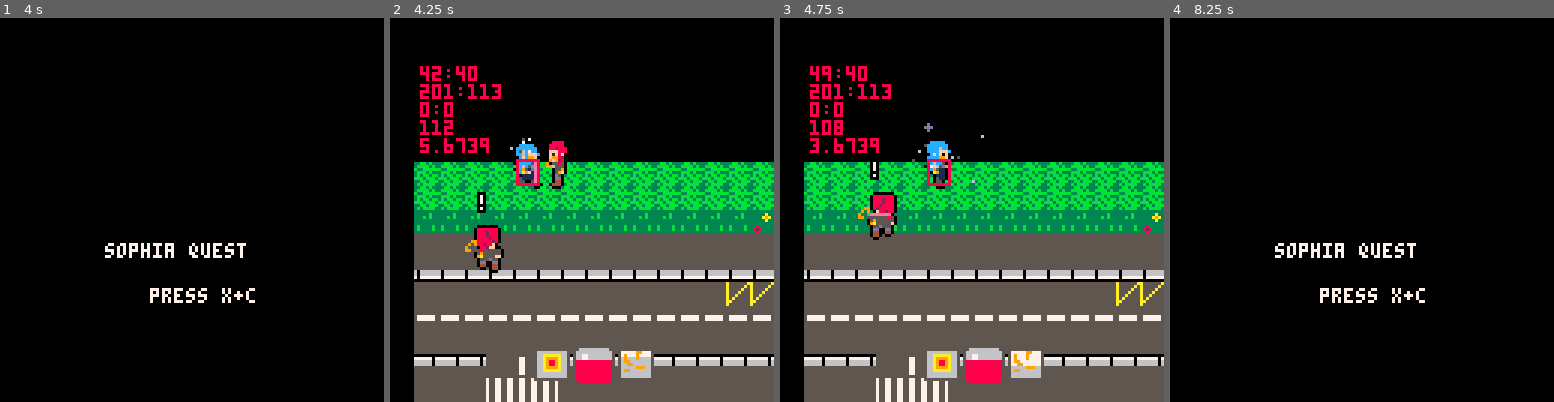
Above: before the commit, frames 1-4 (left to right).
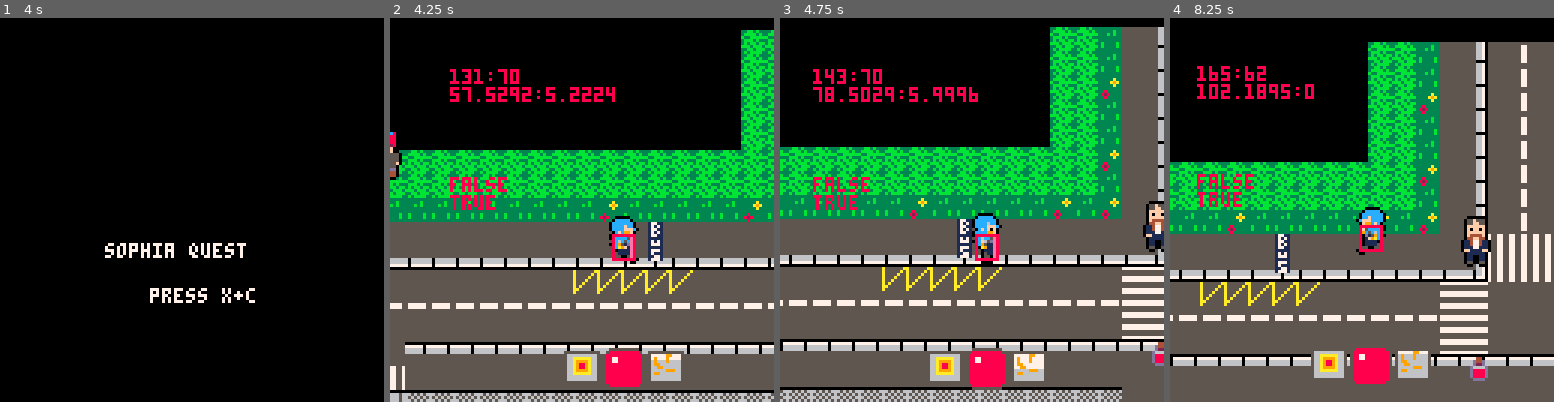
Above: after the commit, the same moments.

Repository: JasonHaenlin/pico-8-sophiaquest
Game: PICO-8 cartridge sophiaquest.p8
Two runs of this game, one before a commit and one after it. Both use one fixed random seed, a clock stepped at 60 frames per second and the inputs below.
Inputs:
- Up to frame 1 (4 s): tap X (X key) at 0.33, 1.07, 1.85, 2.97 s; tap O (Z key) at 0.7, 1.7, 2.1, 2.5, 2.9, 3.3, 3.7 s; hold Right 1.6-2.1 s; hold Up 2.15-2.42 s; hold Right 2.47-3.03 s; hold Left 3.08-3.58 s; hold Down 3.63-3.97 s
- Up to frame 2 (4.25 s): hold Right from 4.02 s (still down); tap X (X key) at 4.08 s; tap O (Z key) at 4.1 s
- Up to frame 3 (4.75 s): tap O (Z key) at 4.5 s; release Right at 4.68 s; hold Up from 4.73 s (still down)
- Up to frame 4 (8.25 s): tap O (Z key) every 0.4 s from 4.9 to 8.1 s; release Up at 5.03 s; hold Left 5.08-5.68 s; tap X (X key) at 5.2, 6.32, 7.43 s; hold Down 5.73-6.03 s; hold Right 6.08-6.58 s; hold Right 6.63-7.13 s; hold Up 7.18-7.45 s; hold Right 7.5-8.07 s; hold Left from 8.12 s (still down)

Frame 1 is identical in both runs. In frame 2, 41% of the frame differs, in the area x 0-100%, y 3-100%; in frame 3, 49%; in frame 4, 76%, in the area x 0-100%, y 6-100%.

Commit message:
add dialogs

Diff:
--- a/sophiaquest.p8
+++ b/sophiaquest.p8
@@ -7,8 +7,8 @@
 left, right, up, down, fire1, fire2, none = 0, 1, 2, 3, 4, 5, 6
 black, dark_blue, dark_purple, dark_green, brown, dark_gray, light_gray, white, red, orange, yellow, green, blue, indigo, pink, peach = 0, 1, 2, 3, 4, 5, 6, 7, 8, 9, 10, 11, 12, 13, 14, 15
 player, bullet, ennemy, item, npc = 0, 1, 2, 3, 4
-immortal_object = 1000
-inf = 1000
+immortal_object = 10000
+inf = 10000
 melee, ranged = 1, 20
 nb_of_ennemis = 2
 f_heal, f_item, f_inv, f_obst = 0, 1, 5, 7
@@ -81,13 +81,59 @@
  }
 end
 
+function newdialog(text, trigger)
+ return {
+  text = text,
+  is_triggered = to_trigger,
+  base_triggered = trigger.type,
+  arg = trigger.arg
+ }
+end
+
+-- trigger
+
+function trigger(arg, type)
+ return {
+  arg = arg,
+  type = type
+ }
+end
+
+function to_trigger(self)
+ local next = false
+ if (self.actor) next = self.actor.next
+ if(not self:base_triggered() and not next) return
+ del(g_dialogs,self)
+
+ if(not self.actor) return
+ self.actor.line += 1
+ self.actor.talking = true
+ if(self.actor.line >= #self.actor.dialogs) then
+  self.actor.talking = false
+  self.actor.hint = true
+  self.actor.line = 1
+  g_p.control = controls_player
+ end -- reset dialogs
+
+end
+
+function trig_time(self)
+ log(5,self.arg)
+ self.arg -= 1
+ return self.arg <= 0
+end
+
+function trig_btn(self)
+ return btnp(self.arg)
+end
+
 -- make
 
 function make_game()
  make_weapons()
  make_ennemies(nb_of_ennemis, {134})
- make_npc(239, 66, 137)
- make_player(40, 40, 128)
+ make_all_npc()
+ make_player(128, 70, 128)
  make_items()
 end
 
@@ -170,6 +216,19 @@
  })
 end
 
+function make_all_npc()
+  local npc = {}
+  npc = make_npc(200, 66, 137)
+  npc:create_dialogs({
+   newdialog("hey1 ❎",trigger(200, trig_time)),
+   newdialog("hey2 ❎",trigger(200, trig_time)),
+   newdialog("hey3 ❎",trigger(200, trig_time)),
+   newdialog("hey4 ❎",trigger(200, trig_time)),
+   newdialog("hey5 ❎",trigger(200, trig_time)),
+   newdialog("hey6 ❎",trigger(200, trig_time)),
+  })
+end
+
 function make_npc(x, y, s)
  local n = make_actor({
   -- new player char
@@ -185,6 +244,9 @@
  n.anim = stay
  n.walk = make_anim(make_walk_anim(s))
  n.stay = make_anim(make_stay_anim(s))
+ -- dialogs creation
+ n.create_dialogs = create_dialogs
+ return n
 end
 
 function make_player(x, y, s)
@@ -249,6 +311,16 @@
   end
 end
 
+function create_dialogs(self, dialogs)
+ self.line = 1
+ self.talking = false
+ self.hint = true
+ self.dialogs = {}
+ for d in all(dialogs) do
+  add(self.dialogs,d)
+ end
+end
+
 function make_walk_anim(s)
  return {
   name = walk,
@@ -293,8 +365,22 @@
  end
 end
 
-function make_dialog(x,y,t,d)
- add(g_dialogs,{x=x,y=y-10,text=t,time=d})
+function make_dialog(self, di)
+ local di = di or self.dialogs[self.line]
+ local nd = {
+  x = self.x,
+  y = self.y-10,
+  text = di.text,
+  is_triggered = di.is_triggered,
+  base_triggered = di.base_triggered,
+  arg = di.arg,
+ }
+ if (self.talking) then
+  nd.actor = self
+  self.talking = false
+  self.next = false
+ end
+ add(g_dialogs, nd)
 end
 
 -- draw effect
@@ -355,7 +441,7 @@
    x = x+(rnd(2)-1)*5,
    y = y+(rnd(2)-1)*5,
    r = 2 + rnd(4),
-   c = 5,
+   c = flr(rnd(9)+6),
    draw = draw
   }
 		add(g_dfx, disa)
@@ -375,10 +461,6 @@
  }
 end
 
-function create_dialogs(texts)
-
-end
-
 function controls_menu()
  if (btnp(up) and g_selected_item > 1) then
   g_selected_item -= 1
@@ -393,6 +475,13 @@
  end
 end
 
+function hint(self)
+ make_dialog(self, newdialog("❎", trigger(5, trig_time)))
+end
+
+function warning(self)
+ make_dialog(self, newdialog("!", trigger(1, trig_time)))
+end
 
 function action_ennemies(a, d)
  if (a.tag ~= ennemy) return
@@ -403,6 +492,18 @@
  end
 end
 
+function controls_dialogs(self)
+ local a = self.talkto
+ log(10, a.dialogs[a.line].text)
+ if(btnp(fire1) or btnp(fire2)) then
+  if(self.talkto.line >= #self.talkto.dialogs) then
+   self.control = controls_player
+  else
+   a.next = true
+  end
+ end
+end
+
 function controls_bullets(self)
    self.x += self.dx
    self.y += self.dy
@@ -411,16 +512,18 @@
 
 function controls_npc(self)
  local dist = distance(self)
- log(4, dist)
+ log(7, self.talking)
+ log(8, self.hint)
  if (dist >= 5 and dist < 10) then
-  make_dialog(self.x, self.y, "hey !!", 30)
+  if(self.talking) make_dialog(self)
+  if (self.hint) hint(self)
  end
 end
 
 function controls_ennemies(self)
  local dist = distance(self)
  if(is_player_near(dist)) then
-  make_dialog(self.x, self.y, "!", 1)
+  warning(self)
   self.anim = walk
   if (dist >= self.weapon.type) then
    local dir_m = going_forward(self)
@@ -432,7 +535,6 @@
   local dir_a = prepare_attack_opportunity(self)
   self.d = dir_a
   action_ennemies(self, dir_a)
-  log(5, dist)
  else
   self.anim = stay
  end -- is player near
@@ -495,8 +597,9 @@
  end
 end
 
-function is_player_near(gap)
- return gap <= 30 and gap > 8
+function is_player_near(gap, lim)
+ local lim = lim or 30
+ return gap <= lim and gap > 8
 end
 
 function target_nearest_one(limit)
@@ -505,7 +608,7 @@
  local ry = inf
  local target = {x = inf , y=inf}
  for a in all(g_actors) do
-  if(a.tag == ennemy) then
+  if(a.tag == ennemy or a.tag == npc) then
    if(distance(target) > distance(a)) then
     rx = abs(a.x-g_p.x)
     ry = abs(a.y-g_p.y)
@@ -583,16 +686,19 @@
  end
  if (g_p.cdfx > 0) g_p.cdfx -= 1
  if (btnp(fire2)) then
-  sp = mget(g_p.x / 8 ,(g_p.y - 1) / 8)
-  if (fget(sp, f_inv)) then
+  if (fget(mget(g_p.x / 8 ,(g_p.y - 1) / 8), f_inv)) then
    g_open_inv = true
-  elseif (g_p.cdfx == 0) then
-   g_p.cdfx = g_p.weapon.cdfx
-   local target = target_nearest_one(50)
+  else
+  local target = target_nearest_one(30)
    if (target.x ~= nil) then
-    g_p.weapon.dfx(target.x, target.y, 3, abs(g_fp.y - target.y), g_p.weapon.draw)
-    target.health -= 10
-    check_actor_health(target)
+    if (target.tag == ennemy and g_p.cdfx == 0) then
+     g_p.cdfx = g_p.weapon.cdfx
+     g_p.weapon.dfx(target.x, target.y, 3, abs(g_fp.y - target.y), g_p.weapon.draw)
+     target.health -= 10
+     check_actor_health(target)
+    elseif (target.tag == npc and distance(target) < 10) then
+     begin_dialog(target)
+    end -- check target actor tag
    else
     sfx(9)
    end -- is target present
@@ -600,11 +706,17 @@
  end -- fire 2 button triggered
 end
 
-
 function wait_inventory_close()
  if (btnp(fire2)) then
   g_open_inv = false;
  end
+end
+
+function begin_dialog(a)
+ g_p.talkto = a
+ a.talking = true
+ a.hint = false
+ g_p.control = controls_dialogs
 end
 
 function anim_state(a, f)
@@ -951,7 +1063,6 @@
 
 function draw_item(self)
   spr(self.s,self.x,self.y)
-  log(2,self.x..":"..self.y)
 end
 
 function draw_actors()
@@ -969,8 +1080,7 @@
 function draw_dialogs()
  for d in all(g_dialogs) do
   printoutline(d.text,d.x,d.y,white)
-  d.time -= 1
-  if (d.time <= 0) del(g_dialogs,d)
+  d:is_triggered()
  end
 end
 
@@ -1093,9 +1203,9 @@
 
 function set_camera()
  reset_camera()
- g_scr.x = max(0,lerp(g_scr.x,g_p.x-64,0.3))
- g_scr.y = max(0,lerp(g_scr.y,g_p.y-64,0.3))
- log(3, g_scr.x..":"..g_scr.y)
+ g_scr.x = max(0,lerp(g_scr.x,g_p.x-64,0.4))
+ g_scr.y = max(0,lerp(g_scr.y,g_p.y-64,0.4))
+ log(2, g_scr.x..":"..g_scr.y)
  if (g_scr.shake > 0) then
   local a = rnd(1)
   g_scr.x += cos(a)*g_scr.intensity
